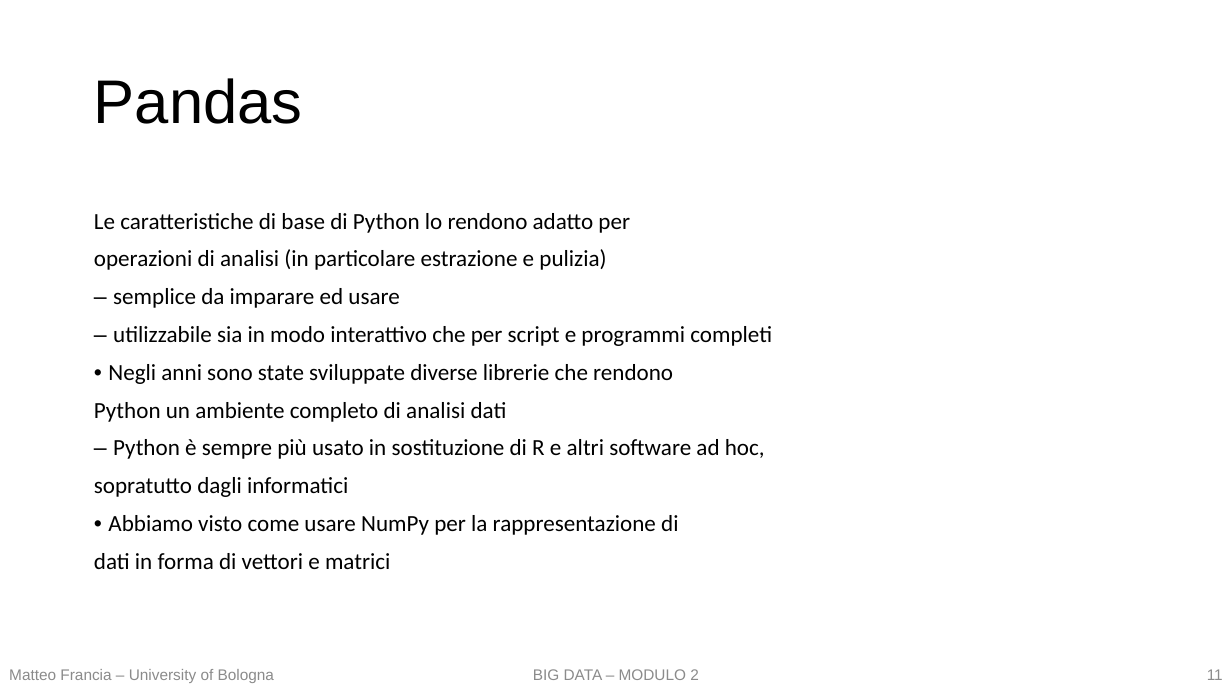
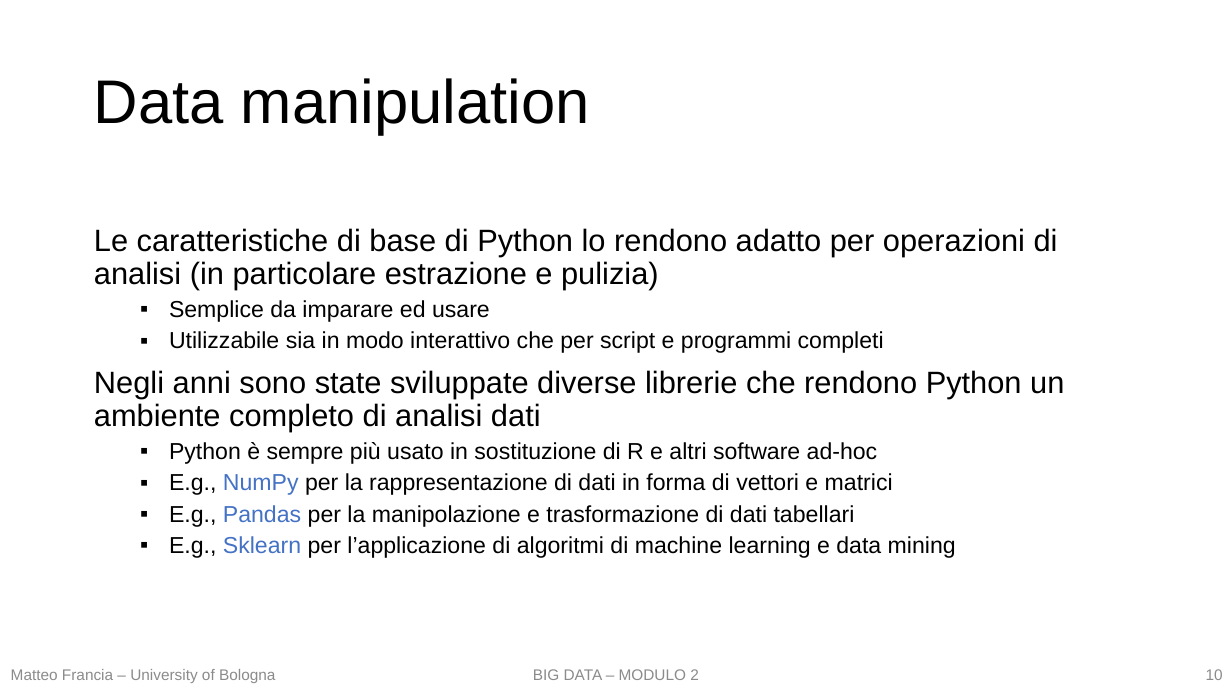
Before and after one commit to w4bo/teaching-handsondatapipelines, a slide deck: slide 10 of 01 - DataPreprocessing/01 - DataPreprocessing.pptx (slide 11 before the commit). Drawn at 1232x693 pixels with LibreOffice and Linux fonts; fonts in the diff are those of the drawing. Boxes give left, top, right and bottom in pixels: in the first picture for what was removed or moved away, otherwise in the second. Text is boxed around its words. In the diff, an @@ line names an element or a change of style, - is before the commit and + after.

```diff
--- a/01 - DataPreprocessing/01 - DataPreprocessing.pptx
+++ b/01 - DataPreprocessing/01 - DataPreprocessing.pptx
@@ title at <box>94,78,590,135</box>: text changed @@
-Pandas
+Data manipulation
@@ text at <box>94,228,1064,558</box>: text changed; font Calibri to Arial @@
-Le caratteristiche di base di Python lo rendono adatto per
-operazioni di analisi (in particolare estrazione e pulizia)
-– semplice da imparare ed usare
-– utilizzabile sia in modo interattivo che per script e programmi completi
-• Negli anni sono state sviluppate diverse librerie che rendono
-Python un ambiente completo di analisi dati
-– Python è sempre più usato in sostituzione di R e altri software ad hoc,
-sopratutto dagli informatici
-• Abbiamo visto come usare NumPy per la rappresentazione di
-dati in forma di vettori e matrici
+Le caratteristiche di base di Python lo rendono adatto per operazioni di analisi (in particolare estrazione e pulizia)
+  ▪ Semplice da imparare ed usare
+  ▪ Utilizzabile sia in modo interattivo che per script e programmi completi
+Negli anni sono state sviluppate diverse librerie che rendono Python un ambiente completo di analisi dati
+  ▪ Python è sempre più usato in sostituzione di R e altri software ad-hoc
+  ▪ E.g., NumPy per la rappresentazione di dati in forma di vettori e matrici
+  ▪ E.g., Pandas per la manipolazione e trasformazione di dati tabellari
+  ▪ E.g., Sklearn per l’applicazione di algoritmi di machine learning e data mining
@@ text "Matteo Francia – University of ..." at <box>11,669,275,683</box>: alignment left to centre @@
@@ page number at <box>1206,669,1223,680</box>: text changed @@
-11
+10
```
Also in this commit, not shown: 24 other slides changed, 2 slides removed, 1 other file.
